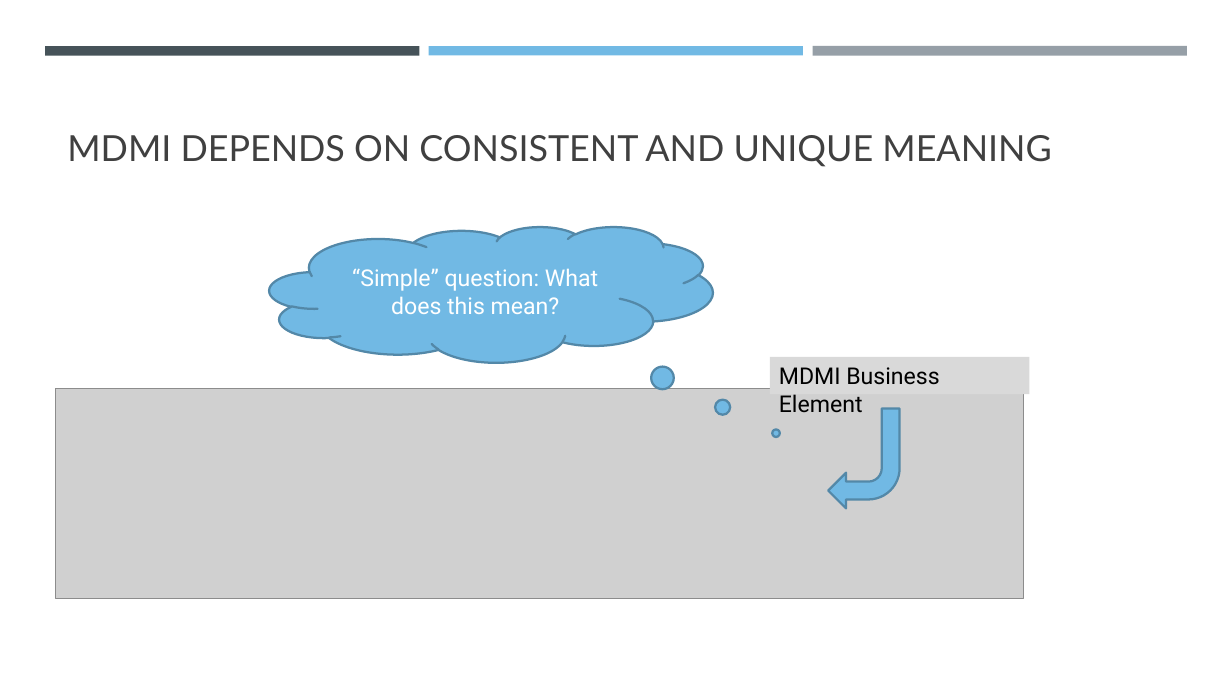
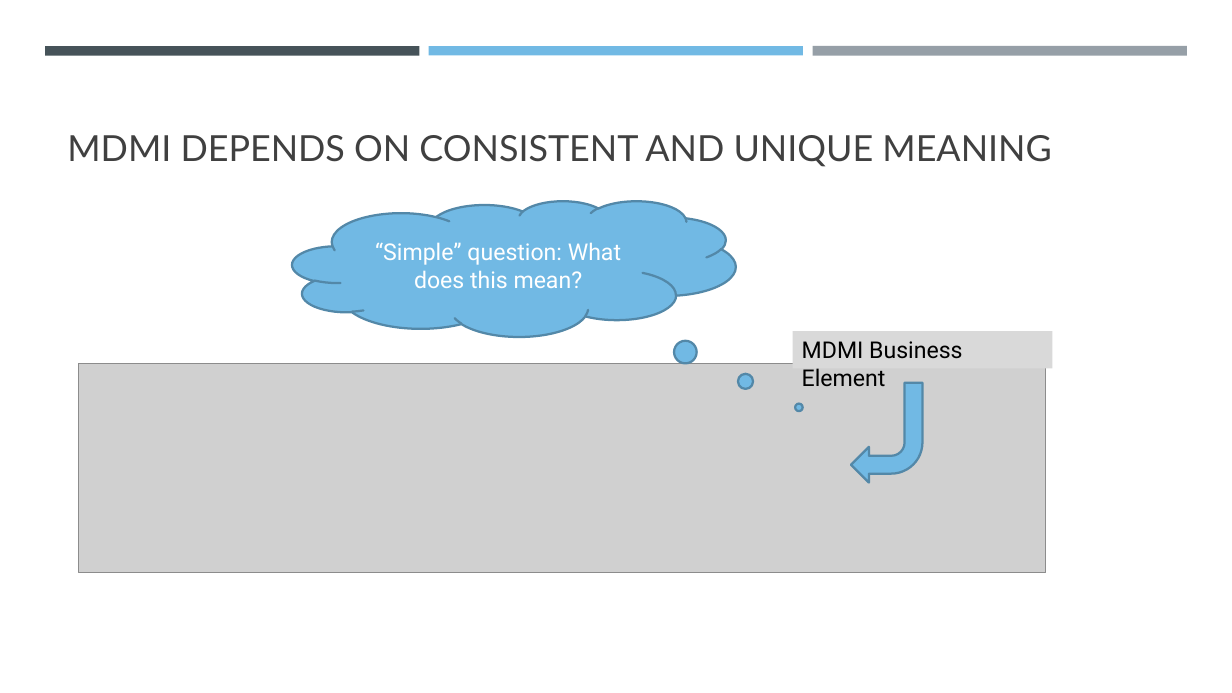
Before and after one commit to ModelDriven/OnticHealth, a slide deck: slide 5 of Documentation/Clinical Concepts for Healthcare Information Sharing.pptx. Drawn at 1232x693 pixels with LibreOffice and Linux fonts; fonts in the diff are those of the drawing; grey boxes stand for pictures. Boxes give left, top, right and bottom in pixels: in the first picture for what was removed or moved away, otherwise in the second. Text is boxed around its words. In the diff, an @@ line names an element or a change of style, - is before the commit and + after.

```diff
--- a/Documentation/Clinical Concepts for Healthcare Information Sharing.pptx
+++ b/Documentation/Clinical Concepts for Healthcare Information Sharing.pptx
@@ thought cloud "“Simple” question: What does this ...": place and size @@
-thought cloud "“Simple” question: What does this ..." at box(270, 226, 714, 362)
+thought cloud "“Simple” question: What does this ..." at box(292, 201, 736, 336)
@@ 1 picture, 1 rectangle, 1 bent arrow: place and size @@
-1 picture, 1 rectangle, 1 bent arrow at box(55, 357, 1030, 599)
+1 picture, 1 rectangle, 1 bent arrow at box(79, 331, 1053, 573)
```
Also in this commit, not shown: 3 other slides changed, 2 other files.
